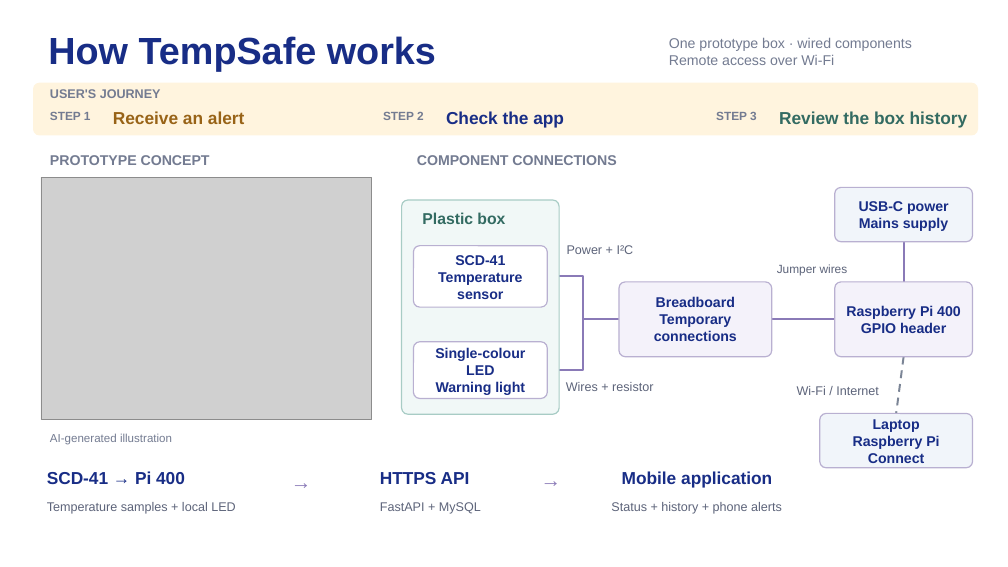
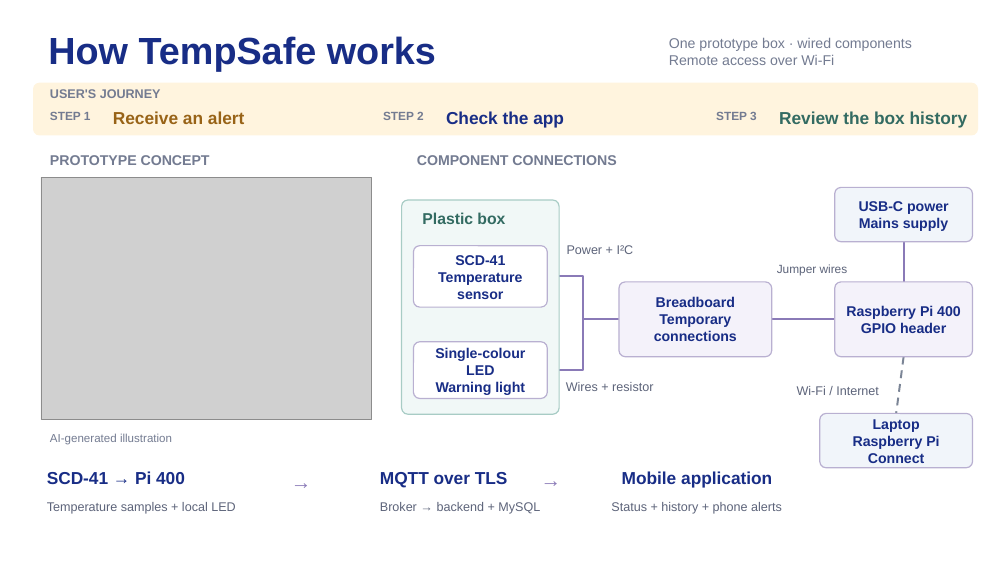
Before and after one commit to nikitsya/Smart-Box, a slide deck: slide 3 of docs/presentation/TempSafe_Elevator_Pitch.pptx. Drawn at 1008x567 pixels with LibreOffice and Linux fonts; fonts in the diff are those of the drawing; grey boxes stand for pictures. Boxes give left, top, right and bottom in pixels: in the first picture for what was removed or moved away, otherwise in the second. Text is boxed around its words. In the diff, an @@ line names an element or a change of style, - is before the commit and + after.

```diff
--- a/docs/presentation/TempSafe_Elevator_Pitch.pptx
+++ b/docs/presentation/TempSafe_Elevator_Pitch.pptx
@@ text at [380,472,508,488]: text changed @@
-HTTPS API
+MQTT over TLS
@@ text at [380,502,540,514]: text changed @@
-FastAPI + MySQL
+Broker → backend + MySQL
```
Also in this commit, not shown: 2 other slides changed, 13 other files.
